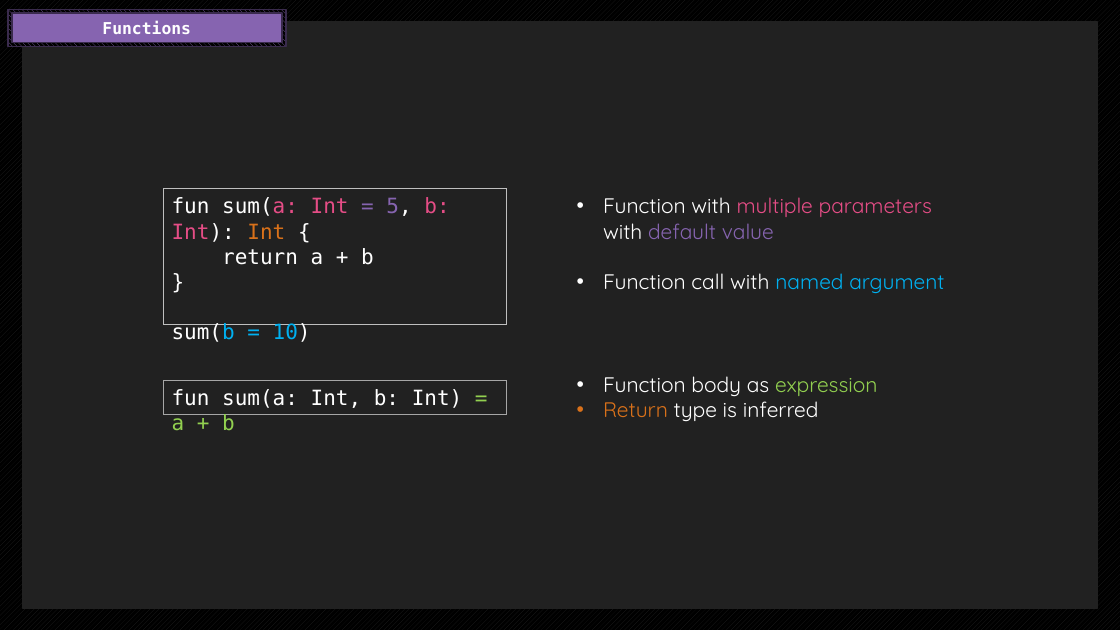
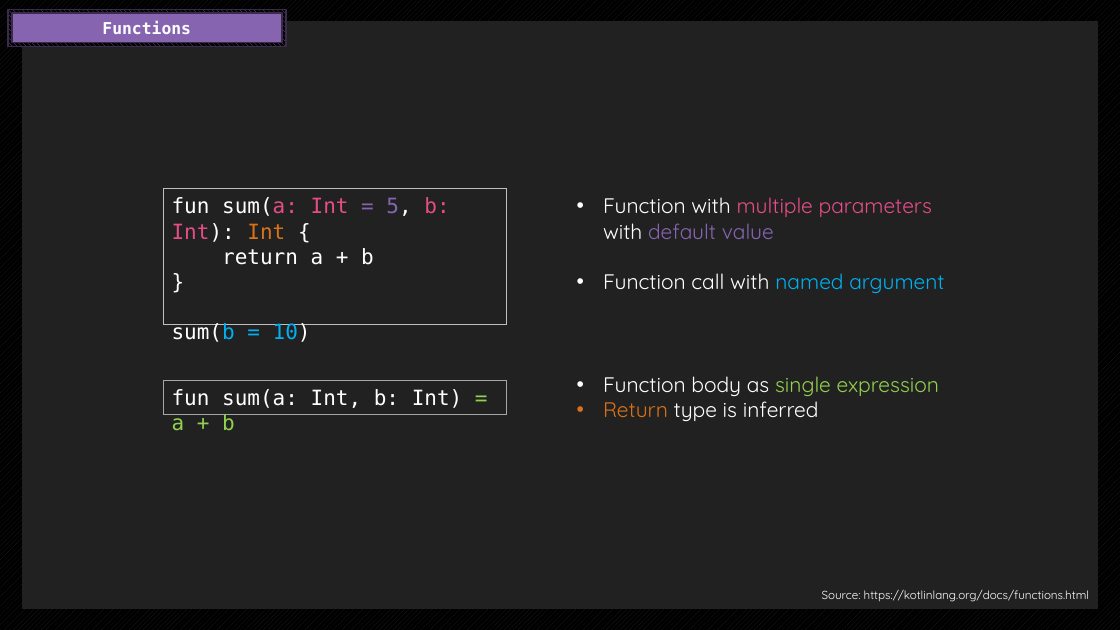
Before and after one commit to endorivium/informational-mastery, a slide deck: slide 5 of KP/Blitzlicht_Kotlin.pptx (slide 4 before the commit). Drawn at 1120x630 pixels with LibreOffice and Linux fonts; fonts in the diff are those of the drawing. Boxes give left, top, right and bottom in pixels: in the first picture for what was removed or moved away, otherwise in the second. Text is boxed around its words. In the diff, an @@ line names an element or a change of style, - is before the commit and + after.

```diff
--- a/KP/Blitzlicht_Kotlin.pptx
+++ b/KP/Blitzlicht_Kotlin.pptx
@@ text at (x1=603, y1=376, x2=939, y2=396): text changed; text colour #FFFFFF to #92D050 @@
-• Function body as expression
+• Function body as single expression
@@ text added at (x1=822, y1=590, x2=1089, y2=602), 10 pt, text #FFFFFF @@
+Source: https://kotlinlang.org/docs/functions.html
```
Also in this commit, not shown: 5 other slides changed, 1 slide added.
